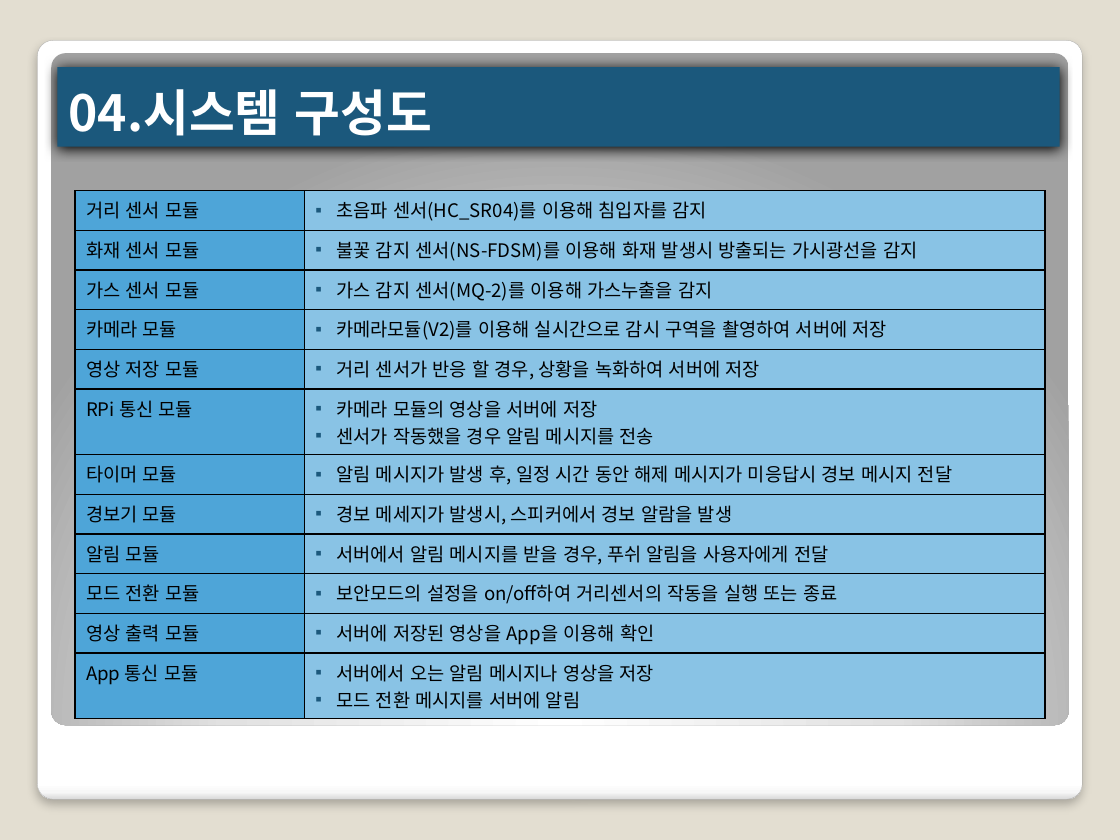
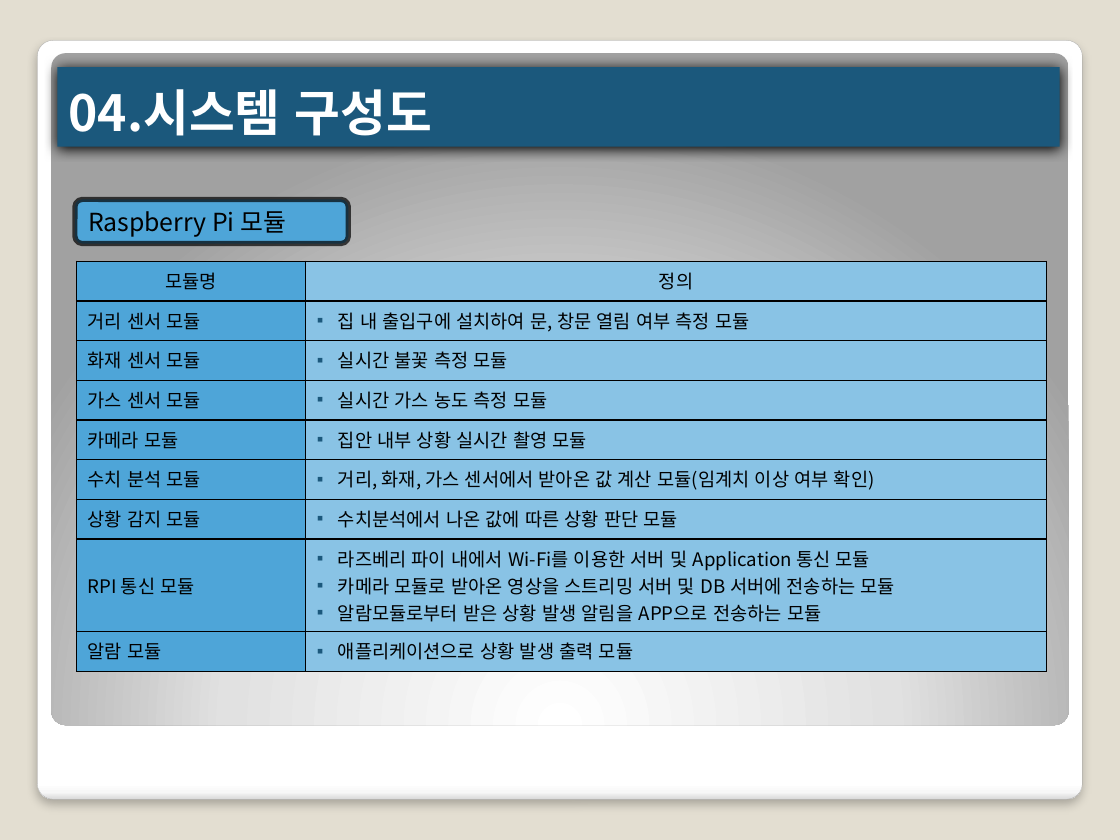
Before and after one commit to Kim-Gyunho/multi-design, a slide deck: slide 8 of 제안서 2-5(주민수, 김균호, 한훈영).pptx. Drawn at 1120x840 pixels with LibreOffice and Linux fonts; fonts in the diff are those of the drawing. Boxes give left, top, right and bottom in pixels: in the first picture for what was removed or moved away, otherwise in the second. Text is boxed around its words. In the diff, an @@ line names an element or a change of style, - is before the commit and + after.

```diff
--- a/제안서 2-5(주민수, 김균호, 한훈영).pptx
+++ b/제안서 2-5(주민수, 김균호, 한훈영).pptx
@@ rounded rectangle added at [75,199,348,243], fill #4EA5D8, outline #000000 3.35 pt, 16 pt, text #000000 @@
+Raspberry Pi 모듈
@@ table at [76,261,1046,664] @@
-row 1: 거리 센서 모듈 | 초음파 센서(HC_SR04)를 이용해 침입자를 감지
-row 2: 화재 센서 모듈 | 불꽃 감지 센서(NS-FDSM)를 이용해 화재 발생시 방출되는 가시광선을 감지
-row 3: 가스 센서 모듈 | 가스 감지 센서(MQ-2)를 이용해 가스누출을 감지
-row 4: 카메라 모듈 | 카메라모듈(V2)를 이용해 실시간으로 감시 구역을 촬영하여 서버에 저장
-row 5: 영상 저장 모듈 | 거리 센서가 반응 할 경우, 상황을 녹화하여 서버에 저장
-row 6: RPi 통신 모듈 | 카메라 모듈의 영상을 서버에 저장 / 센서가 작동했을 경우 알림 메시지를 전송
-row 7: 타이머 모듈 | 알림 메시지가 발생 후, 일정 시간 동안 해제 메시지가 미응답시 경보 메시지 전달
-row 8: 경보기 모듈 | 경보 메세지가 발생시, 스피커에서 경보 알람을 발생
-row 9: 알림 모듈 | 서버에서 알림 메시지를 받을 경우, 푸쉬 알림을 사용자에게 전달
-row 10: 모드 전환 모듈 | 보안모드의 설정을 on/off하여 거리센서의 작동을 실행 또는 종료
-row 11: 영상 출력 모듈 | 서버에 저장된 영상을 App을 이용해 확인
-row 12: App 통신 모듈 | 서버에서 오는 알림 메시지나 영상을 저장 / 모드 전환 메시지를 서버에 알림
+row 1: 모듈명 | 정의
+row 2: 거리 센서 모듈 | 집 내 출입구에 설치하여 문, 창문 열림 여부 측정 모듈
+row 3: 화재 센서 모듈 | 실시간 불꽃 측정 모듈
+row 4: 가스 센서 모듈 | 실시간 가스 농도 측정 모듈
+row 5: 카메라 모듈 | 집안 내부 상황 실시간 촬영 모듈
+row 6: 수치 분석 모듈 | 거리, 화재, 가스 센서에서 받아온 값 계산 모듈(임계치 이상 여부 확인)
+row 7: 상황 감지 모듈 | 수치분석에서 나온 값에 따른 상황 판단 모듈
+row 8: RPI 통신 모듈 | 라즈베리 파이 내에서 Wi-Fi를 이용한 서버 및 Application 통신 모듈 / 카메라 모듈로 받아온 영상을 스트리밍 서버 및 DB 서버에 전송하는 모듈 / 알람모듈로부터 받은 상황 발생 알림을 APP으로 전송하는 모듈
+row 9: 알람 모듈 | 애플리케이션으로 상황 발생 출력 모듈
@@ table: place and size @@
-table at [75,190,1045,713]
+table at [76,261,1046,664]
```
Also in this commit, not shown: 3 other slides changed, 1 slide added.
